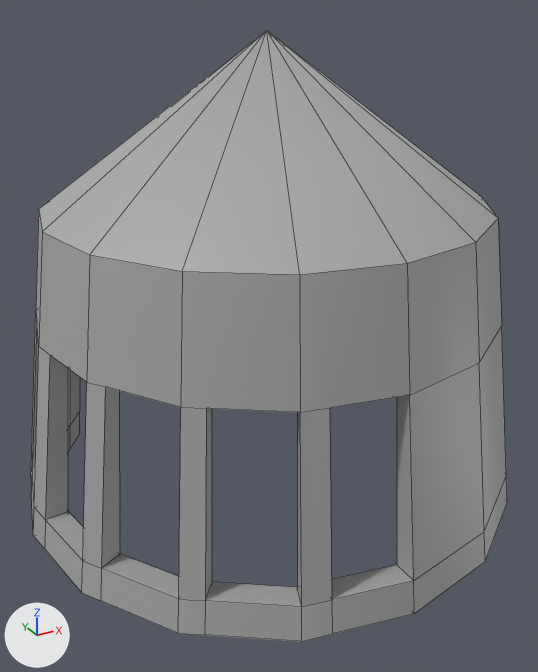
Renders of the FBX model Assets/Environment/Meshes/CircusTent.fbx from each side of a commit.
The view is the same before and after, from a 50 mm camera at (-16.2, -8.4, 18.6) aimed at (-3.2, 15.3, 6.7). The axes (+X, +Y, +Z) are drawn at lower left. The lights are the same throughout. Mesh edges are drawn as thin lines. Where no turn or scale is listed for an object, it has been applied to the vertices.

Before the edit, the objects in view are built like this:
```python
me_mesh = bpy.data.meshes.new('Mesh')
me_mesh.from_pydata(...)  # 153 vertices, 160 faces; spans x -10.2..10.2, y -10.2..10.2, z -5.8..11.9
me_mesh.materials.append(mat_standardsurface1)  # grey #aaaaaa
ob_circustent = bpy.data.objects.new('CircusTent', me_mesh)
ob_circustent.location = (-2.8, 16.18, 5.98)
```
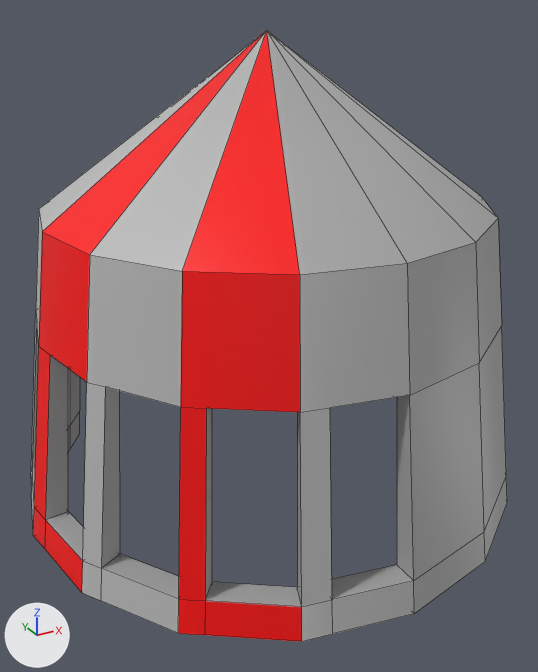
The newer file is also turned or shifted as a whole; pictures and numbers use the older file's frame.

What differs and where, as boxes (x1, y1, x2, y2) in the pictures (538 x 672 px):
part 1 of me_mesh, recoloured (grey to red)
    both: (33, 232, 302, 642)
part 2 of me_mesh, recoloured (grey to red)
    both: (42, 31, 300, 275)
part 3 of me_mesh, recoloured
    both: (31, 30, 414, 642)

What the commit changed:
Material 'M_CircusTent_01' (mat_m_circustent_01) is new.
Its base color is (0.5, 0.5, 0.5) (grey #bcbcbc).
Material 'M_CircusTent_02' (mat_m_circustent_02) is new.
Its base color is (1.0, 0.0, 0.0) (red #ff0000).
me_mesh has 153 vertices, 160 faces and spans x -10.2..10.2, y -10.2..10.2, z -5.8..11.9.
me_mesh is used by ob_circustent; location (-2.8, 16.18, 5.98).
me_mesh part 1: 16 of the faces centred in x -10.0..-1.3, y -8.9..-0.5, z -5.2..3.4 switch from mat_standardsurface1 (grey #aaaaaa) to mat_m_circustent_02 (red #ff0000).
me_mesh part 2: 11 of the faces centred in x -7.5..8.4, y -4.6..8.8, z 3.8..7.9 switch from mat_standardsurface1 (grey #aaaaaa) to mat_m_circustent_02 (red #ff0000).
me_mesh part 3: 30 of the faces centred in x -9.8..7.5, y -9.8..8.4, z -5.2..7.9 switch from mat_standardsurface1 (grey #aaaaaa) to mat_m_circustent_01 (grey #bcbcbc).
